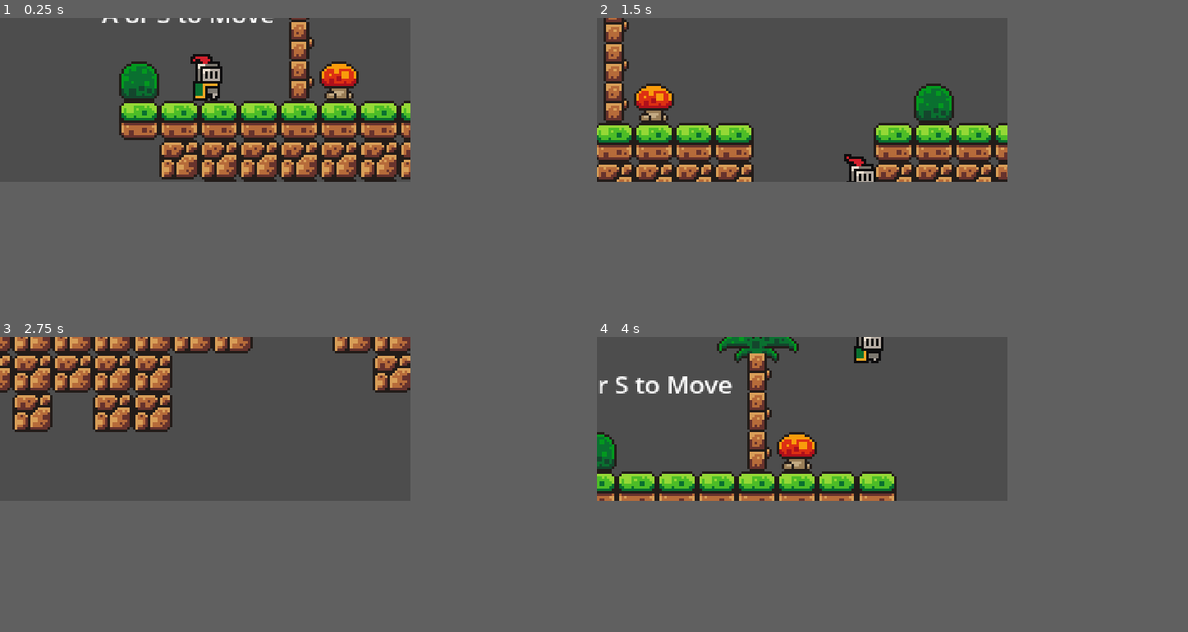
Above: before the commit, frames 1-4 (two rows, left to right).
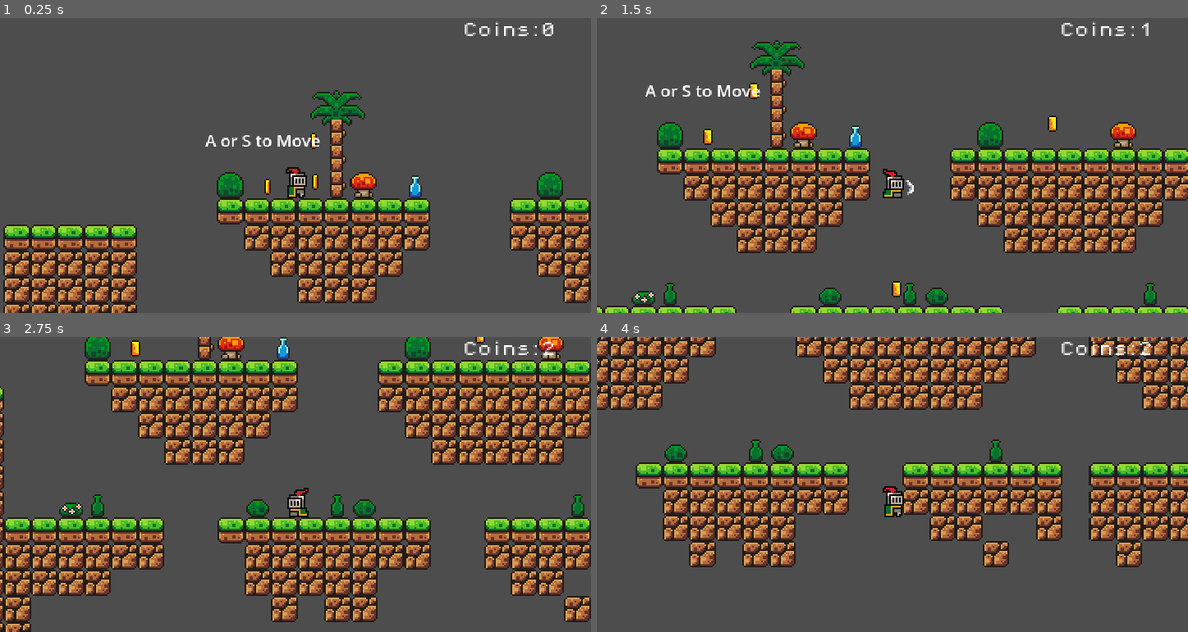
Above: after the commit, the same moments.

Repository: Ctmax-ui/2d-parkour
Game: Godot game, scene res://scenes/main_game.tscn
The game is run twice, just before and just after one commit, with the same random seed, the same clock (stepped at 60 frames per second) and the same inputs.
Inputs (mouse positions are in pixels of both pictures, inside the frame that each line leads up to):
- Up to frame 1 (0.25 s): no input
- Up to frame 2 (1.5 s): move the mouse to (892, 91) at 0.52 s; hold D (Move_right) from 0.53 s (still down); click (892, 91) at 0.6 s; tap Space (Jump) at 0.77 s; move the mouse to (721, 109) at 1.27 s; click (721, 109) at 1.35 s
- Up to frame 3 (2.75 s): tap Space (Jump) at 1.52 s; move the mouse to (248, 384) at 2.02 s; release D (Move_right) at 2.03 s; hold A (Move_left) from 2.03 s (still down); click (248, 384) at 2.1 s
- Up to frame 4 (4 s): move the mouse to (780, 452) at 2.77 s; release A (Move_left) at 2.78 s; hold D (Move_right) from 2.78 s (still down); click (780, 452) at 2.85 s; tap Space (Jump) at 3.02, 3.77 s; move the mouse to (927, 443) at 3.52 s; click (927, 443) at 3.6 s
In our replay, the window is 500x200 before the commit and 720x360 after it. These sizes can differ from the game's own. Grey fills any space a smaller window leaves; there, only what the larger window draws over its background counts as a difference.

The runs differ from the first frame. In frame 1, 36% of the frame differs, in the area x 0-100%, y 0-100%; in frame 2, 35%; in frame 3, 49%; in frame 4, 39%.

Commit message:
added menu

Diff:
--- a/levels/level_1.tscn
+++ b/levels/level_1.tscn
@@ -417,7 +417,7 @@
 [node name="Player" parent="." instance=ExtResource("1_se57h")]
 position = Vector2(13, -13)
 
-[node name="Camera2D" type="Camera2D" parent="Player"]
+[node name="Camera2D2" type="Camera2D" parent="Player"]
 zoom = Vector2(3, 3)
 limit_bottom = 200
 limit_smoothed = true
--- a/project.godot
+++ b/project.godot
@@ -17,8 +17,9 @@
 
 [display]
 
-window/size/viewport_width=500
-window/size/viewport_height=200
+window/size/viewport_width=720
+window/size/viewport_height=360
+window/stretch/mode="canvas_items"
 
 [input]
 
--- a/scenes/main_game.tscn
+++ b/scenes/main_game.tscn
@@ -6,6 +6,7 @@
 [ext_resource type="PackedScene" uid="uid://yfvj760k64th" path="res://scenes/killzone.tscn" id="5_a4bw0"]
 [ext_resource type="PackedScene" uid="uid://cndbqqv44cs12" path="res://scenes/pSlime.tscn" id="6_sfyon"]
 [ext_resource type="Texture2D" uid="uid://dwt6bkvdg3hiq" path="res://assets/sprites/world_tileset.png" id="6_skq4c"]
+[ext_resource type="PackedScene" uid="uid://chgoh0srrygkg" path="res://scenes/world_intract/bottle.tscn" id="7_toxus"]
 
 [sub_resource type="WorldBoundaryShape2D" id="WorldBoundaryShape2D_w5nus"]
 
@@ -480,13 +481,7 @@
 [node name="main_game" type="Node2D"]
 
 [node name="Player" parent="." instance=ExtResource("1_cxnq0")]
-position = Vector2(-111, 4)
-
-[node name="Camera2D" type="Camera2D" parent="Player"]
-zoom = Vector2(3, 3)
-limit_bottom = 200
-limit_smoothed = true
-position_smoothing_enabled = true
+position = Vector2(-98, 4)
 
 [node name="Coin" type="Node" parent="."]
 
@@ -504,6 +499,15 @@
 
 [node name="coin" parent="Coin" instance=ExtResource("4_yahqa")]
 position = Vector2(95, -10)
+
+[node name="coin6" parent="Coin" instance=ExtResource("4_yahqa")]
+position = Vector2(-86, -5)
+
+[node name="coin7" parent="Coin" instance=ExtResource("4_yahqa")]
+position = Vector2(-115, -2)
+
+[node name="coin8" parent="Coin" instance=ExtResource("4_yahqa")]
+position = Vector2(-87, -30)
 
 [node name="killzone" parent="." instance=ExtResource("5_a4bw0")]
 position = Vector2(0, 195)
@@ -565,3 +569,6 @@
 layer_0/tile_data = PackedInt32Array(-65515, 458752, 5)
 layer_1/name = "MId-Ground"
 layer_1/tile_data = PackedInt32Array(65532, 0, 0, 65533, 0, 0, 65534, 0, 0, 65535, 0, 0, 0, 0, 0, 1, 0, 0, 2, 0, 0, 3,  …(4292 unchanged characters)…
+
+[node name="bottle" parent="." instance=ExtResource("7_toxus")]
+position = Vector2(-25, 5)
--- /dev/null
+++ b/scenes/navigation/levels_menu.tscn
@@ -0,0 +1,40 @@
+[gd_scene load_steps=2 format=3 uid="uid://cmjs7cbvqroei"]
+
+[ext_resource type="Script" path="res://scripts/levels_menu.gd" id="1_07y7f"]
+
+[node name="Menu" type="Control"]
+layout_mode = 3
+anchors_preset = 15
+anchor_right = 1.0
+anchor_bottom = 1.0
+grow_horizontal = 2
+grow_vertical = 2
+script = ExtResource("1_07y7f")
+
+[node name="MarginContainer" type="MarginContainer" parent="."]
+layout_mode = 0
+offset_right = 40.0
+offset_bottom = 40.0
+
+[node name="VBoxContainer" type="VBoxContainer" parent="MarginContainer"]
+layout_mode = 2
+
+[node name="level_1" type="Button" parent="MarginContainer/VBoxContainer"]
+layout_mode = 2
+text = "Level 1"
+
+[node name="level_2" type="Button" parent="MarginContainer/VBoxContainer"]
+layout_mode = 2
+text = "Level 2"
+
+[node name="level_3" type="Button" parent="MarginContainer/VBoxContainer"]
+layout_mode = 2
+text = "Not Avilable"
+
+[node name="back" type="Button" parent="MarginContainer/VBoxContainer"]
+layout_mode = 2
+text = "Back"
+
+[connection signal="pressed" from="MarginContainer/VBoxContainer/level_1" to="." method="_on_button_pressed"]
+[connection signal="pressed" from="MarginContainer/VBoxContainer/level_2" to="." method="_on_button_2_pressed"]
+[connection signal="pressed" from="MarginContainer/VBoxContainer/back" to="." method="_on_back_pressed"]
--- /dev/null
+++ b/scenes/navigation/menu.tscn
@@ -0,0 +1,36 @@
+[gd_scene load_steps=2 format=3 uid="uid://d0nqcdd765ffk"]
+
+[ext_resource type="Script" path="res://scripts/Menu.gd" id="1_p04xe"]
+
+[node name="Menu" type="Control"]
+layout_mode = 3
+anchors_preset = 15
+anchor_right = 1.0
+anchor_bottom = 1.0
+grow_horizontal = 2
+grow_vertical = 2
+script = ExtResource("1_p04xe")
+
+[node name="MarginContainer" type="MarginContainer" parent="."]
+layout_mode = 0
+offset_right = 40.0
+offset_bottom = 40.0
+
+[node name="VBoxContainer" type="VBoxContainer" parent="MarginContainer"]
+layout_mode = 2
+
+[node name="Play" type="Button" parent="MarginContainer/VBoxContainer"]
+layout_mode = 2
+text = "Play"
+
+[node name="Setting" type="Button" parent="MarginContainer/VBoxContainer"]
+layout_mode = 2
+text = "Settings"
+
+[node name="Quit" type="Button" parent="MarginContainer/VBoxContainer"]
+layout_mode = 2
+text = "Quit Game"
+
+[connection signal="pressed" from="MarginContainer/VBoxContainer/Play" to="." method="_on_play_pressed"]
+[connection signal="pressed" from="MarginContainer/VBoxContainer/Setting" to="." method="_on_setting_pressed"]
+[connection signal="pressed" from="MarginContainer/VBoxContainer/Quit" to="." method="_on_quit_pressed"]
--- a/scenes/player.tscn
+++ b/scenes/player.tscn
@@ -28,9 +28,25 @@
 [ext_resource type="Texture2D" uid="uid://b8lvyakw8mmku" path="res://assets/player_animation/jump/knight-6.png.png" id="22_6vkjj"]
 [ext_resource type="Texture2D" uid="uid://dvl0gwmil1dlc" path="res://assets/player_animation/jump/knight-7.png.png" id="23_q5yga"]
 [ext_resource type="Texture2D" uid="uid://byxemrpk0a35x" path="res://assets/player_animation/jump/knight-8.png.png" id="24_t8hxi"]
+[ext_resource type="FontFile" uid="uid://b66vic5auqu4h" path="res://assets/fonts/PixelOperator8.ttf" id="29_jb7ui"]
 
 [sub_resource type="RectangleShape2D" id="RectangleShape2D_hmluh"]
-size = Vector2(10, 14)
+size = Vector2(7.5, 14)
+
+[sub_resource type="Animation" id="Animation_cb5qg"]
+length = 0.001
+tracks/0/type = "value"
+tracks/0/imported = false
+tracks/0/enabled = true
+tracks/0/path = NodePath("Sprite2D:texture")
+tracks/0/interp = 1
+tracks/0/loop_wrap = true
+tracks/0/keys = {
+"times": PackedFloat32Array(0),
+"transitions": PackedFloat32Array(1),
+"update": 1,
+"values": [ExtResource("2_28eq8")]
+}
 
 [sub_resource type="Animation" id="Animation_4isay"]
 resource_name = "attack"
@@ -64,6 +80,22 @@
 "values": [ExtResource("9_4jyj4"), ExtResource("10_4810k"), ExtResource("11_rxd0m"), ExtResource("12_wje0t")]
 }
 
+[sub_resource type="Animation" id="Animation_icr2n"]
+resource_name = "jump"
+length = 0.8
+tracks/0/type = "value"
+tracks/0/imported = false
+tracks/0/enabled = true
+tracks/0/path = NodePath("Sprite2D:texture")
+tracks/0/interp = 1
+tracks/0/loop_wrap = true
+tracks/0/keys = {
+"times": PackedFloat32Array(0, 0.1, 0.2, 0.3, 0.4, 0.5, 0.6, 0.7, 0.8),
+"transitions": PackedFloat32Array(1, 1, 1, 1, 1, 1, 1, 1, 1),
+"update": 1,
+"values": [ExtResource("17_6nwt4"), ExtResource("18_5ilv6"), ExtResource("19_xd37q"), ExtResource("20_2tljj"), ExtResource("21_7tpi1"), ExtResource("22_6vkjj"), ExtResource("23_q5yga"), ExtResource("24_t8hxi"), ExtResource("2_571qw")]
+}
+
 [sub_resource type="Animation" id="Animation_yverd"]
 resource_name = "run"
 length = 0.8
@@ -81,37 +113,6 @@
 "values": [ExtResource("10_afe16"), ExtResource("11_cig4c"), ExtResource("12_g1jrl"), ExtResource("13_nelvm"), ExtResource("2_28eq8"), ExtResource("14_8mhsn"), ExtResource("15_w36j2"), ExtResource("16_xxr23")]
 }
 
-[sub_resource type="Animation" id="Animation_icr2n"]
-resource_name = "jump"
-length = 0.8
-tracks/0/type = "value"
-tracks/0/imported = false
-tracks/0/enabled = true
-tracks/0/path = NodePath("Sprite2D:texture")
-tracks/0/interp = 1
-tracks/0/loop_wrap = true
-tracks/0/keys = {
-"times": PackedFloat32Array(0, 0.1, 0.2, 0.3, 0.4, 0.5, 0.6, 0.7, 0.8),
-"transitions": PackedFloat32Array(1, 1, 1, 1, 1, 1, 1, 1, 1),
-"update": 1,
-"values": [ExtResource("17_6nwt4"), ExtResource("18_5ilv6"), ExtResource("19_xd37q"), ExtResource("20_2tljj"), ExtResource("21_7tpi1"), ExtResource("22_6vkjj"), ExtResource("23_q5yga"), ExtResource("24_t8hxi"), ExtResource("2_571qw")]
-}
-
-[sub_resource type="Animation" id="Animation_cb5qg"]
-length = 0.001
-tracks/0/type = "value"
-tracks/0/imported = false
-tracks/0/enabled = true
-tracks/0/path = NodePath("Sprite2D:texture")
-tracks/0/interp = 1
-tracks/0/loop_wrap = true
-tracks/0/keys = {
-"times": PackedFloat32Array(0),
-"transitions": PackedFloat32Array(1),
-"update": 1,
-"values": [ExtResource("2_28eq8")]
-}
-
 [sub_resource type="AnimationLibrary" id="AnimationLibrary_fhqss"]
 _data = {
 "RESET": SubResource("Animation_cb5qg"),
@@ -124,24 +125,31 @@
 [sub_resource type="CircleShape2D" id="CircleShape2D_xydfe"]
 radius = 6.0
 
+[sub_resource type="CircleShape2D" id="CircleShape2D_6mqtr"]
+radius = 6.08276
+
 [node name="Player" type="CharacterBody2D"]
 z_index = 99
 collision_layer = 2
 script = ExtResource("1_ukigl")
 
-[node name="Area2D" type="Area2D" parent="."]
-
-[node name="CollisionShape2D" type="CollisionShape2D" parent="Area2D"]
-position = Vector2(11, -7)
-shape = SubResource("RectangleShape2D_hmluh")
-
-[node name="CollisionShape2D2" type="CollisionShape2D" parent="Area2D"]
-position = Vector2(-11, -7)
-shape = SubResource("RectangleShape2D_hmluh")
-
 [node name="Sprite2D" type="Sprite2D" parent="."]
 position = Vector2(1, -12)
 texture = ExtResource("2_28eq8")
+
+[node name="Area2D" type="Area2D" parent="."]
+collision_mask = 4
+monitoring = false
+
+[node name="CollisionShape2D" type="CollisionShape2D" parent="Area2D"]
+position = Vector2(10.25, -7)
+shape = SubResource("RectangleShape2D_hmluh")
+disabled = true
+
+[node name="CollisionShape2D2" type="CollisionShape2D" parent="Area2D"]
+position = Vector2(-10, -7)
+shape = SubResource("RectangleShape2D_hmluh")
+disabled = true
 
 [node name="AnimationPlayer" type="AnimationPlayer" parent="."]
 libraries = {
@@ -153,9 +161,32 @@
 position = Vector2(0, -6)
 shape = SubResource("CircleShape2D_xydfe")
 
+[node name="player_area" type="Area2D" parent="."]
+position = Vector2(0, -6)
+
+[node name="CollisionShape2D" type="CollisionShape2D" parent="player_area"]
+shape = SubResource("CircleShape2D_6mqtr")
+
 [node name="Timer" type="Timer" parent="."]
 wait_time = 0.3
 one_shot = true
 
+[node name="pointes" type="Label" parent="."]
+texture_filter = 1
+offset_left = 102.0
+offset_top = -108.0
+offset_right = 178.0
+offset_bottom = -83.0
+theme_override_fonts/font = ExtResource("29_jb7ui")
+theme_override_font_sizes/font_size = 10
+text = "Coin: 0"
+autowrap_mode = 3
+
+[node name="Camera2D" type="Camera2D" parent="."]
+position = Vector2(0, -20)
+scale = Vector2(2.13857, 1.56398)
+zoom = Vector2(2, 2)
+
 [connection signal="area_entered" from="Area2D" to="." method="_on_area_2d_area_entered"]
+[connection signal="area_entered" from="player_area" to="." method="_on_player_area_area_entered"]
 [connection signal="timeout" from="Timer" to="." method="_on_timer_timeout"]
--- /dev/null
+++ b/scenes/world_intract/bottle.tscn
@@ -0,0 +1,17 @@
+[gd_scene load_steps=3 format=3 uid="uid://chgoh0srrygkg"]
+
+[ext_resource type="Texture2D" uid="uid://dusf1viyq581j" path="res://assets/single_sprites/bottle/bottle3.png" id="1_252s1"]
+
+[sub_resource type="RectangleShape2D" id="RectangleShape2D_lagcg"]
+size = Vector2(8, 14)
+
+[node name="Area2D" type="Area2D"]
+collision_layer = 4
+
+[node name="Sprite2D" type="Sprite2D" parent="."]
+position = Vector2(0, -8)
+texture = ExtResource("1_252s1")
+
+[node name="CollisionShape2D" type="CollisionShape2D" parent="."]
+position = Vector2(0, -7)
+shape = SubResource("RectangleShape2D_lagcg")
--- /dev/null
+++ b/scripts/Menu.gd
@@ -0,0 +1,14 @@
+extends Control
+
+
+
+
+func _on_play_pressed():
+	get_tree().change_scene_to_file("res://scenes/navigation/levels_menu.tscn")
+
+func _on_setting_pressed():
+	pass # Replace with function body.
+
+
+func _on_quit_pressed():
+	get_tree().quit()
--- a/scripts/coin.gd
+++ b/scripts/coin.gd
@@ -1,5 +1,4 @@
 extends Area2D
 
 func _on_body_entered(body):
-	print("coin + 1")
 	queue_free()
--- /dev/null
+++ b/scripts/levels_menu.gd
@@ -0,0 +1,15 @@
+extends Control
+
+
+
+
+
+func _on_level_1_pressed():
+	get_tree().change_scene_to_file("res://scenes/main_game.tscn")
+
+func _on_level_2_pressed():
+	get_tree().change_scene_to_file("res://levels/level_1.tscn")
+
+
+func _on_back_pressed():
+	get_tree().change_scene_to_file("res://scenes/navigation/menu.tscn")
--- a/scripts/player.gd
+++ b/scripts/player.gd
@@ -6,19 +6,20 @@
 
 @export var health := 3
 @export var damage := 3
-const SPEED = 150.0
+@export var pointes := 0
+const SPEED = 100.0
 const JUMP_VELOCITY = -300.0
 
 var is_attacking = false
 
 var gravity = ProjectSettings.get_setting("physics/2d/default_gravity")
 
+func  _ready():
+	pass
 
 func _physics_process(delta):
-	$Area2D/CollisionShape2D.visible = false
-	$Area2D/CollisionShape2D2.visible = false
+	$pointes.text = "Coins:" + str(pointes)
 
-	print($Area2D/CollisionShape2D.visible)
 
 	if Input.is_action_just_pressed("attack") and not is_attacking :
 		attack()
@@ -32,18 +33,18 @@
 		velocity.y = JUMP_VELOCITY
 
 	var direction = Input.get_axis("Move_left", "Move_right")
-
 	if direction > 0:
 		sprite_2d.flip_h=false
 	elif direction < 0:
 		sprite_2d.flip_h= true
 
 	#animation
-	if is_on_floor() and not is_attacking:
+	if is_on_floor() and not is_attacking and direction == 0:
 		animation_player.play("idle")
-	elif not is_on_floor():
+	elif not is_on_floor() and not is_attacking:
 		animation_player.play("jump")
-
+	elif  is_on_floor() and not is_attacking and (direction < 0 || direction > 0):
+		animation_player.play("run")
 
 	if direction:
 		velocity.x = direction * SPEED
@@ -55,21 +56,31 @@
 
 #attack
 func attack():
-	$Area2D/CollisionShape2D.visible = true
-	$Area2D/CollisionShape2D2.visible = true
+	$Area2D.monitoring = true
+
+
+
+	if not sprite_2d.flip_h:
+		$Area2D/CollisionShape2D.disabled=false
+	else:
+		$Area2D/CollisionShape2D2.disabled= false
+
 	animation_player.play("attack", 0, 3)
 	is_attacking = true
 	timer.start()
 
-
 func _on_timer_timeout():
+	$Area2D.monitoring = false
+	$Area2D/CollisionShape2D.disabled= true
+	$Area2D/CollisionShape2D2.disabled= true
 	is_attacking = false
 
 
 
-#for the attacking hitbox
+#pointes
 func _on_area_2d_area_entered(area):
-	if sprite_2d.flip_h:
-		print("facing-back")
-	else :
-		print("facing-front")
+	area.queue_free()
+	pointes += 1
+
+func _on_player_area_area_entered(area):
+	pointes += 1
Binary file added: assets/single_sprites/bottle/bottle1.png
Not shown, added: assets/single_sprites/bottle/bottle1.png.import
Binary file added: assets/single_sprites/bottle/bottle2.png
Not shown, added: assets/single_sprites/bottle/bottle2.png.import
Binary file added: assets/single_sprites/bottle/bottle3.png
Not shown, added: assets/single_sprites/bottle/bottle3.png.import
Binary file added: assets/single_sprites/bottle/bottle4.png
Not shown, added: assets/single_sprites/bottle/bottle4.png.import
Not shown: 1 places in scenes/main_game.tscn that only renumber resources
Not shown: 1 places in scenes/player.tscn that only renumber resources
Empty file added: scripts/bottle.gd
